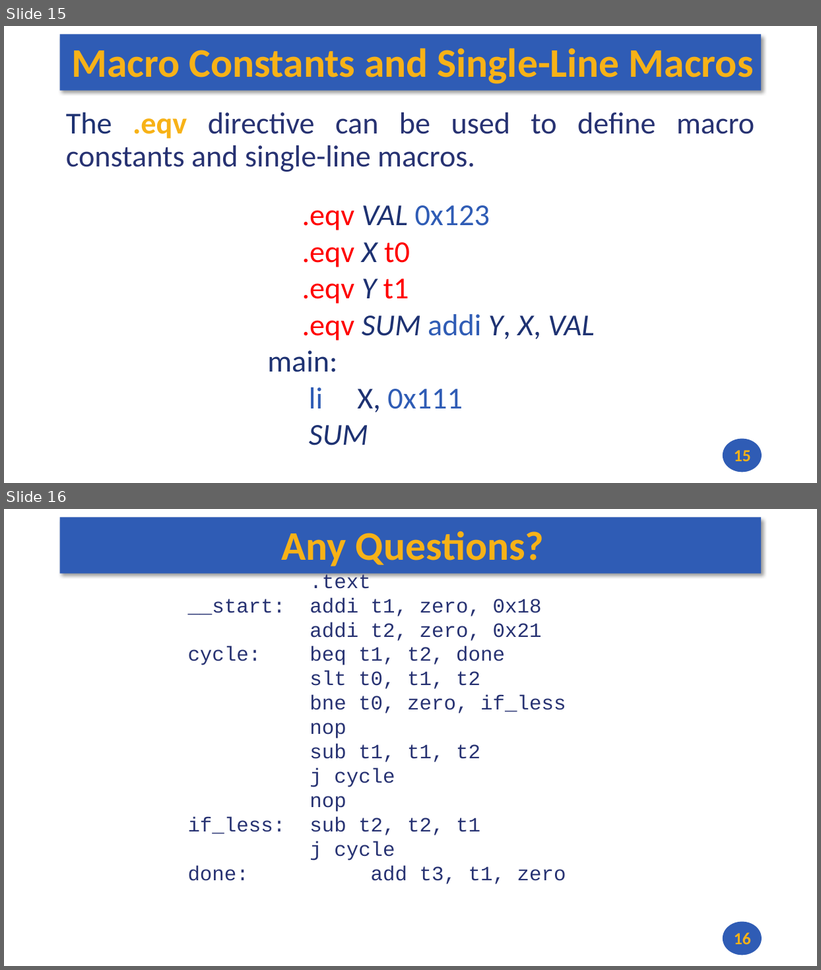
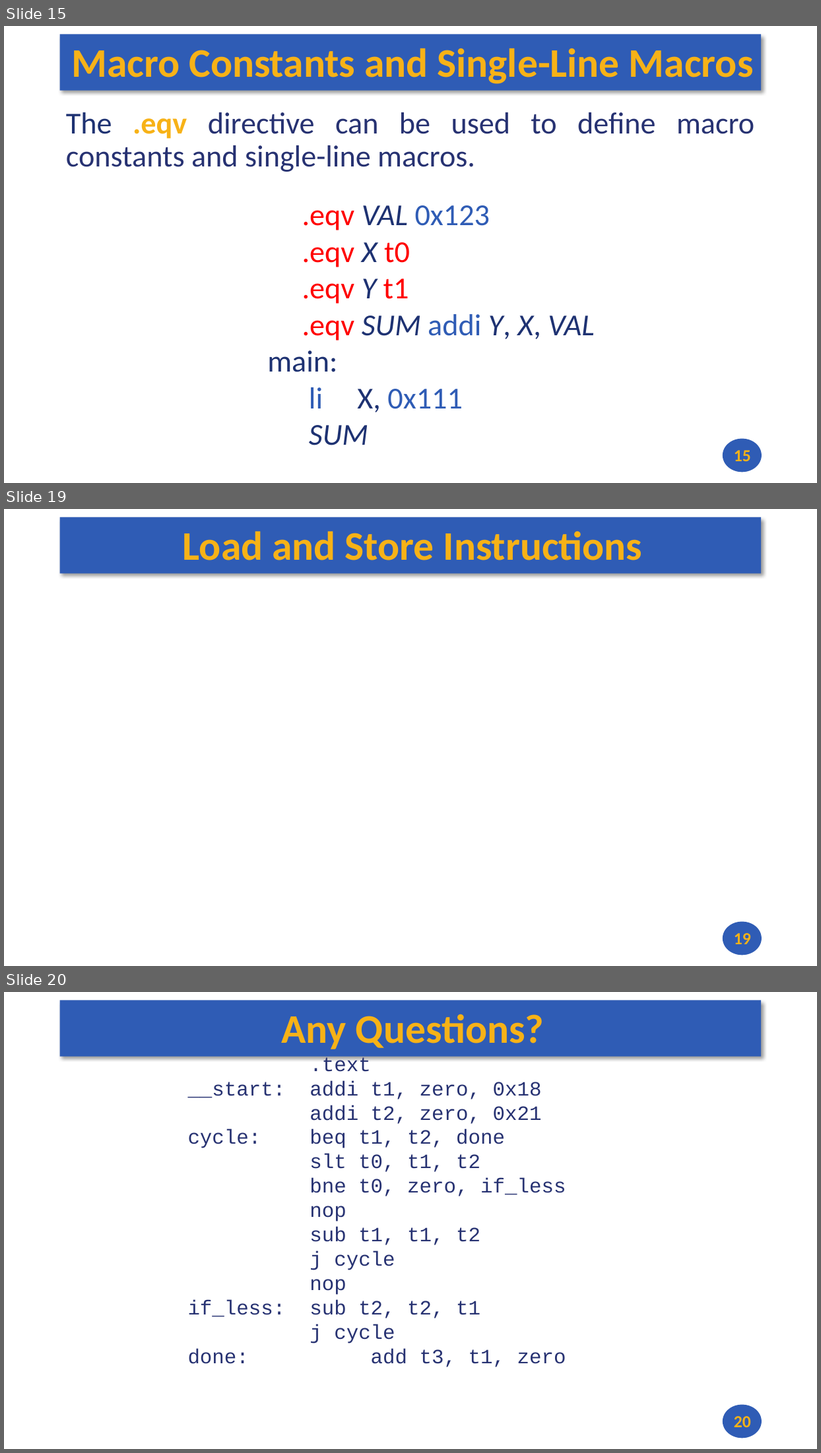
Before and after one commit to andrewt0301/hse-acos-course, a slide deck: docs/part1ca/05_MacrosBranchesArrays/CA_Lecture_05.pptx. Shown one above the other, each under a label of ours: slides 15 and 16 before the commit, slides 15, 19 and 20 after it; the slides between them are not shown. The pictures are 821x970 and 821x1453 pixels, drawn with LibreOffice and Linux fonts; fonts in the diff are those of the drawing. Boxes give left, top, right and bottom in pixels: in the first picture for what was removed or moved away, otherwise in the second. Text is boxed around its words. In the diff, an @@ line names an element or a change of style, - is before the commit and + after.

```diff
--- a/docs/part1ca/05_MacrosBranchesArrays/CA_Lecture_05.pptx
+++ b/docs/part1ca/05_MacrosBranchesArrays/CA_Lecture_05.pptx
@@ slide 19 added at box(4, 509, 817, 966), background #FFFFFF; not listed: 2 template elements that a slide beside it also shows @@
@@ title added at box(183, 531, 643, 560), 48 pt, text #F7B217, bold @@
+Load and Store Instructions
@@ page number added at box(734, 933, 751, 945), 20 pt, text #F7B217, bold @@
+19
@@ what was slide 16 is now slide 20 @@
@@ page number at box(734, 1416, 751, 1428): text changed @@
-16
+20
```
Also in this commit, not shown: 3 other slides added, 3 other files.
